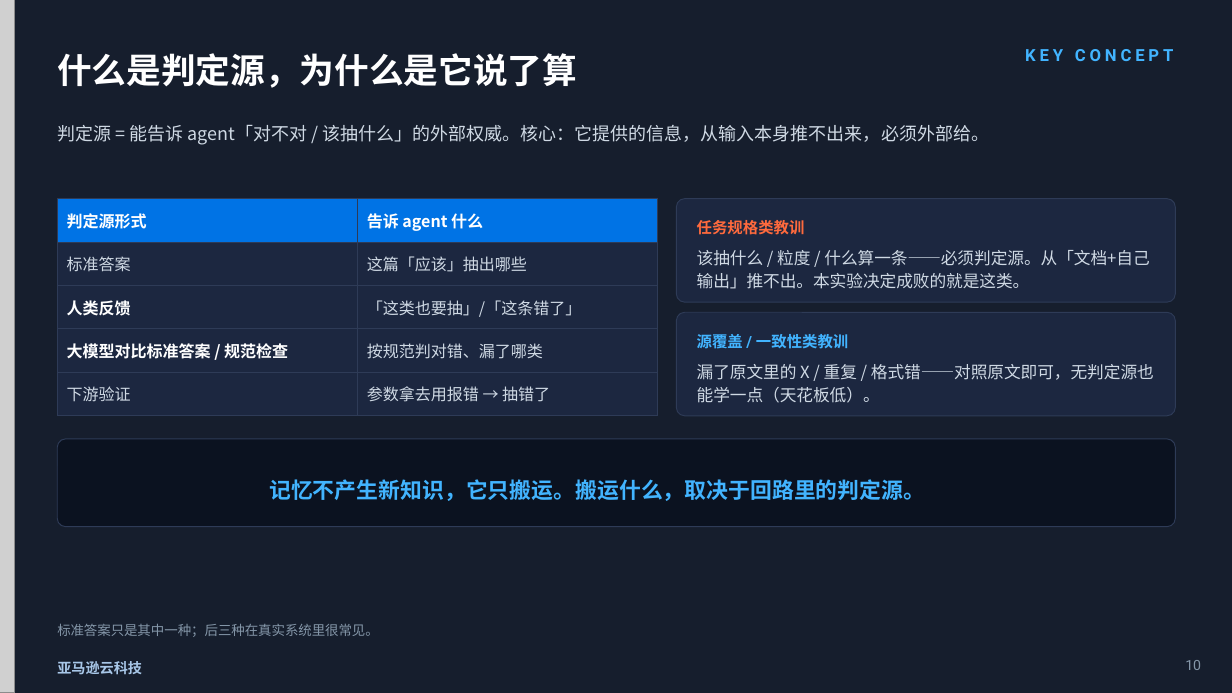
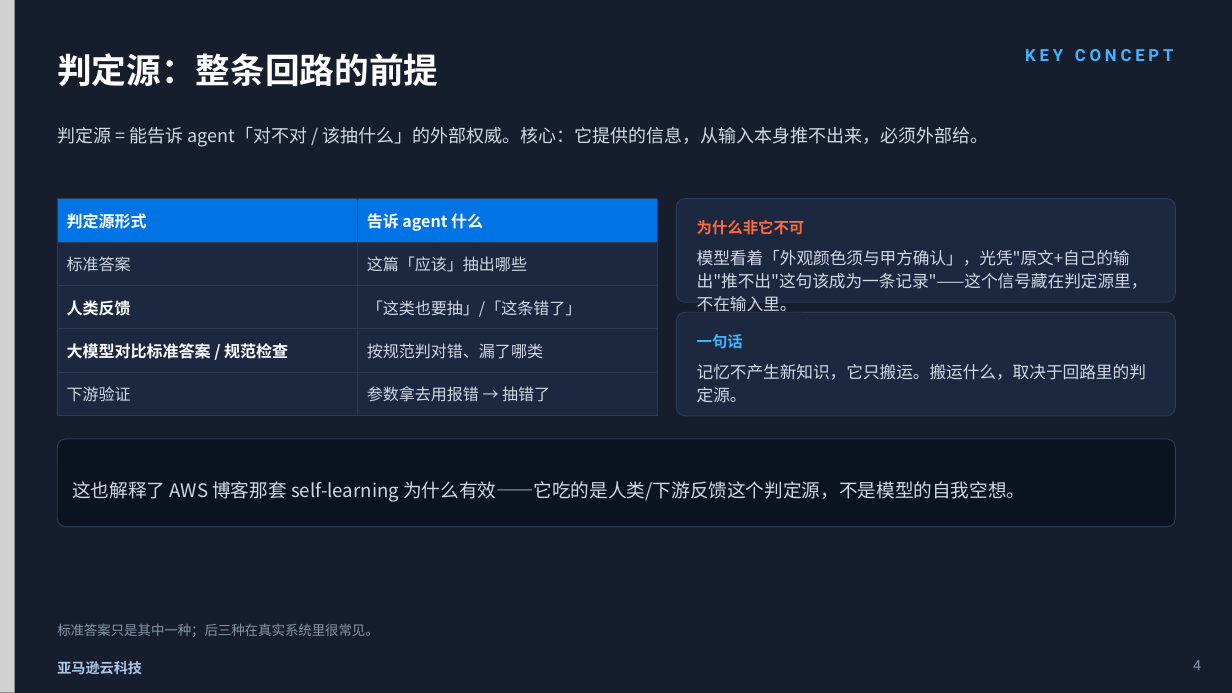
Before and after one commit to dashjim/agentcore-memory-loop, a slide deck: slide 4 of docs/记忆能让Agent越跑越好吗.pptx (slide 10 before the commit). Drawn at 1232x693 pixels with LibreOffice and Linux fonts; fonts in the diff are those of the drawing; grey boxes stand for pictures. Boxes give left, top, right and bottom in pixels: in the first picture for what was removed or moved away, otherwise in the second. Text is boxed around its words. In the diff, an @@ line names an element or a change of style, - is before the commit and + after.

```diff
--- a/docs/记忆能让Agent越跑越好吗.pptx
+++ b/docs/记忆能让Agent越跑越好吗.pptx
@@ text at (x1=57, y1=53, x2=438, y2=86): text changed @@
-什么是判定源，为什么是它说了算
+判定源：整条回路的前提
@@ text at (x1=697, y1=220, x2=805, y2=235): text changed @@
-任务规格类教训
+为什么非它不可
@@ text at (x1=697, y1=250, x2=1148, y2=311): text changed @@
-该抽什么 / 粒度 / 什么算一条——必须判定源。从「文档+自己输出」推不出。本实验决定成败的就是这类。
+模型看着「外观颜色须与甲方确认」，光凭"原文+自己的输出"推不出"这句该成为一条记录"——这个信号藏在判定源里，不在输入里。
@@ text at (x1=697, y1=334, x2=743, y2=349): text changed @@
-源覆盖 / 一致性类教训
+一句话
@@ text at (x1=697, y1=364, x2=1146, y2=403): text changed @@
-漏了原文里的 X / 重复 / 格式错——对照原文即可，无判定源也能学一点（天花板低）。
+记忆不产生新知识，它只搬运。搬运什么，取决于回路里的判定源。
@@ text at (x1=72, y1=481, x2=1025, y2=502): text changed; size 17 to 14.5 pt; text colour #42B4FF to #CFD9E4; bold off @@
-记忆不产生新知识，它只搬运。搬运什么，取决于回路里的判定源。
+这也解释了 AWS 博客那套 self-learning 为什么有效——它吃的是人类/下游反馈这个判定源，不是模型的自我空想。
@@ text at (x1=1193, y1=660, x2=1201, y2=670): text changed @@
-10
+4
```
Also in this commit, not shown: 8 other slides changed, 3 slides added, 6 slides removed, 1 other file.
